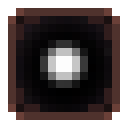
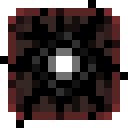
Before/after of a 128×128 layered artwork. What changed in the layer stack:
added layer "Pasted Layer #2" above "Pasted Layer #1" over [0, 0, 128, 128]
